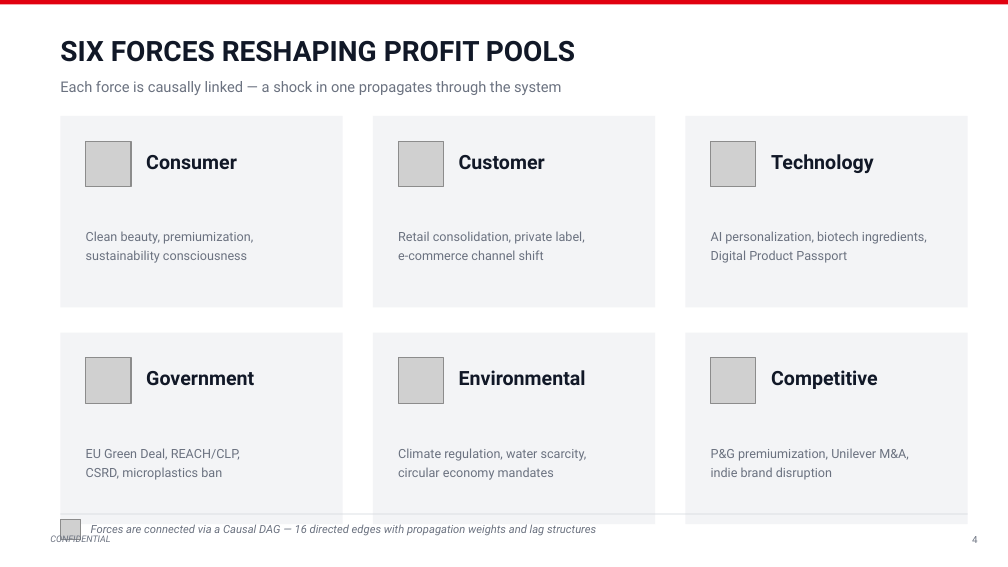
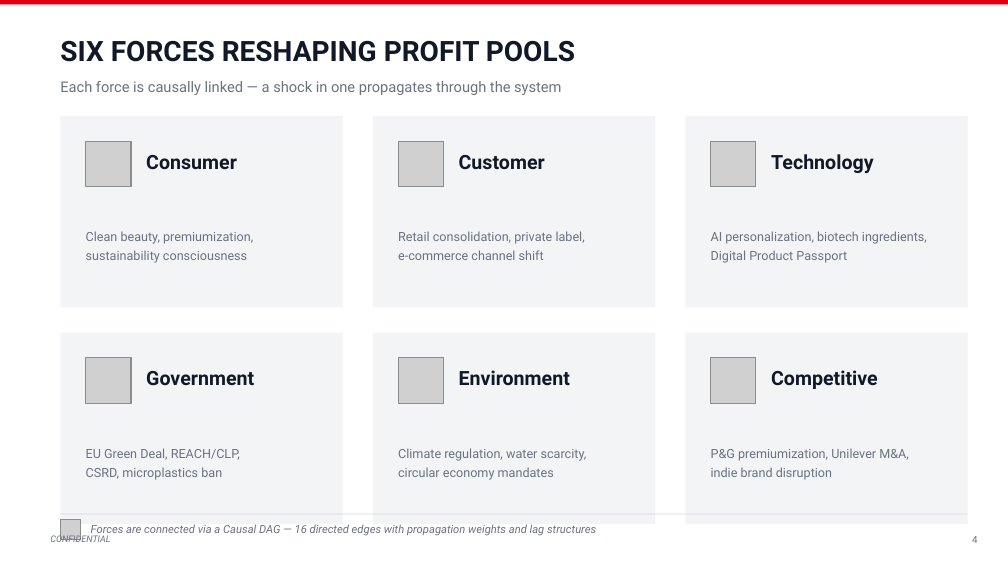
Before and after one commit to AlexanderLaker/PULSE, a slide deck: slide 4 of PULSE_CEO_Briefing_v2.pptx. Drawn at 1008x567 pixels with LibreOffice and Linux fonts; fonts in the diff are those of the drawing; grey boxes stand for pictures. Boxes give left, top, right and bottom in pixels: in the first picture for what was removed or moved away, otherwise in the second. Text is boxed around its words. In the diff, an @@ line names an element or a change of style, - is before the commit and + after.

```diff
--- a/PULSE_CEO_Briefing_v2.pptx
+++ b/PULSE_CEO_Briefing_v2.pptx
@@ text at (459,370,570,385): text changed @@
-Environmental
+Environment
```
Also in this commit, not shown: 3 other slides changed, 4 slides added, 9 other files.
